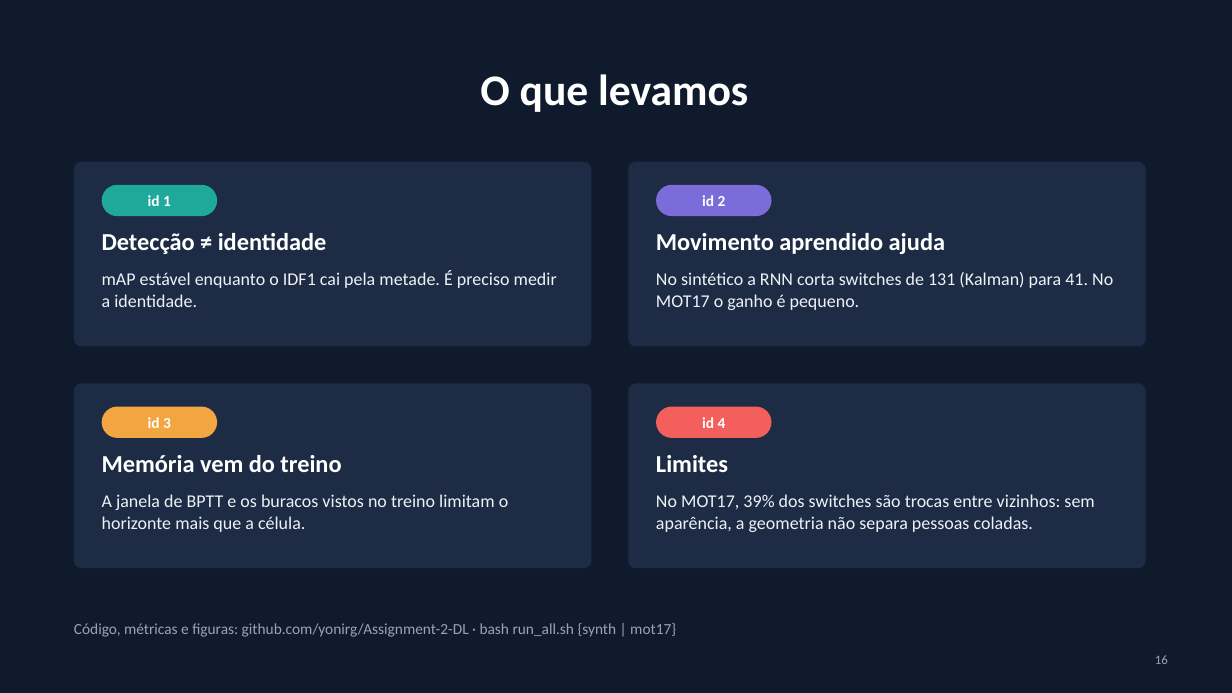
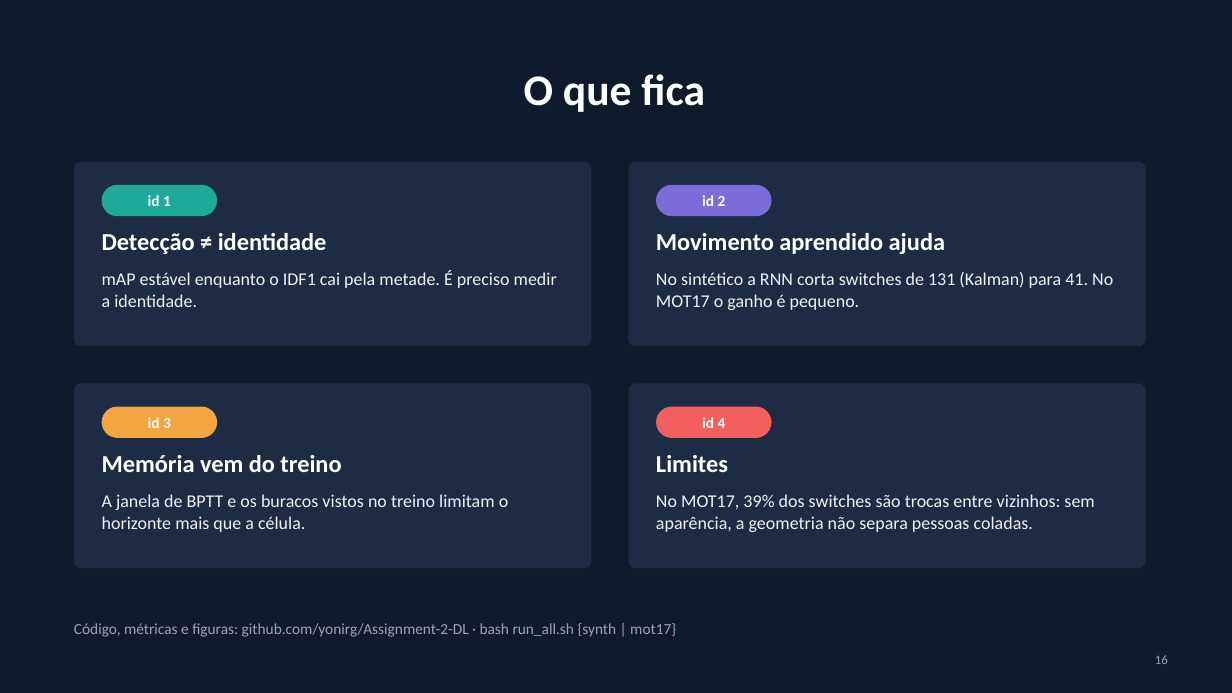
Before and after one commit to yonirg/Assignment-2-DL, a slide deck: slide 16 of PA2_apresentacao.pptx. Drawn at 1232x693 pixels with LibreOffice and Linux fonts; fonts in the diff are those of the drawing. Boxes give left, top, right and bottom in pixels: in the first picture for what was removed or moved away, otherwise in the second. Text is boxed around its words. In the diff, an @@ line names an element or a change of style, - is before the commit and + after.

```diff
--- a/PA2_apresentacao.pptx
+++ b/PA2_apresentacao.pptx
@@ title at (x1=524, y1=74, x2=705, y2=112): text changed @@
-O que levamos
+O que fica
```
Also in this commit, not shown: 2 other slides changed, 1 other file.
